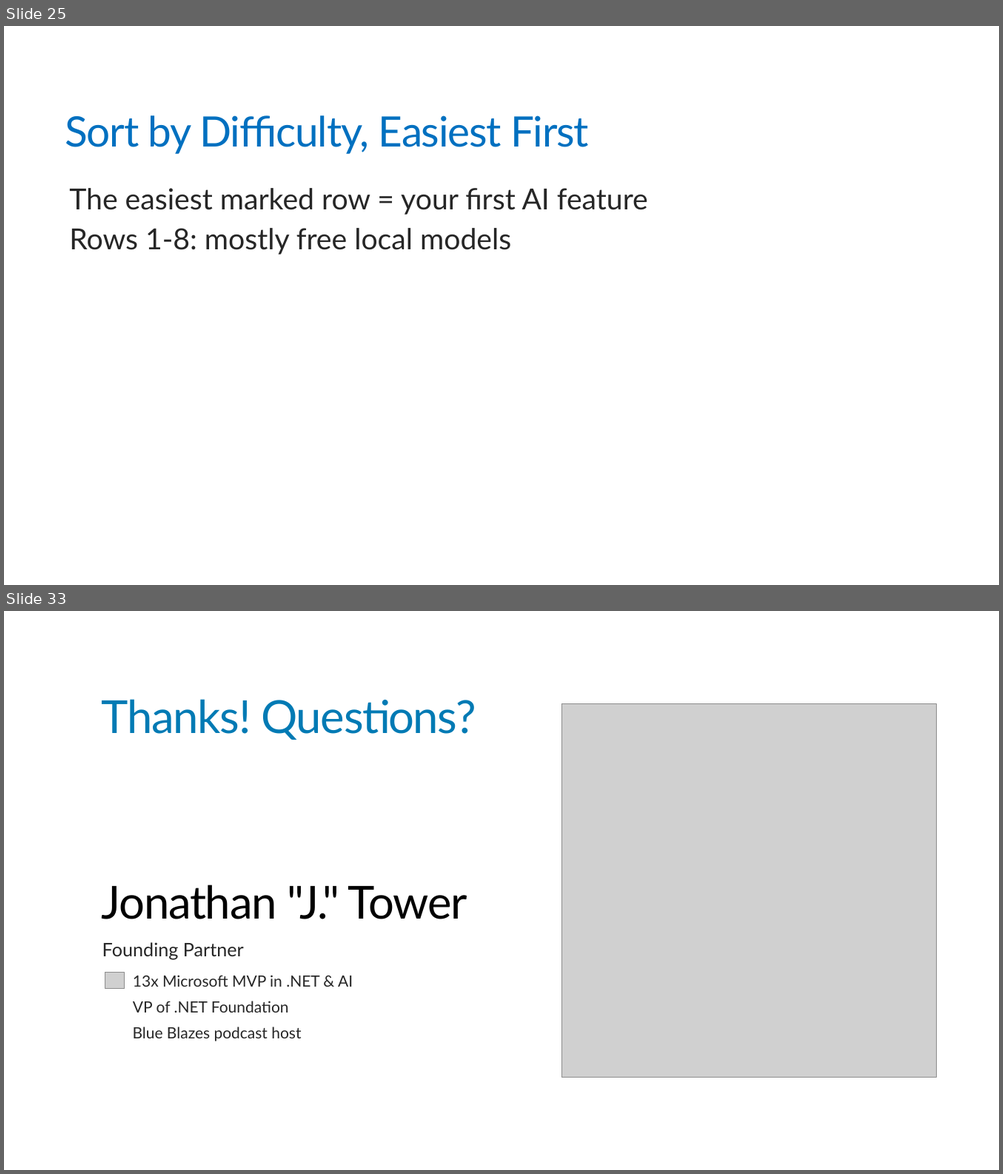
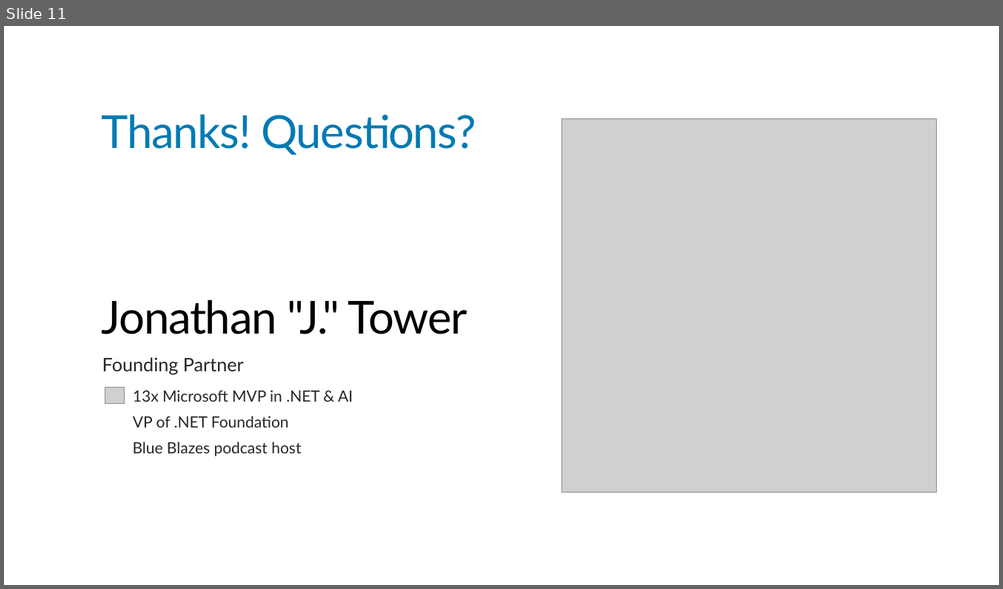
Before and after one commit to trailheadtechnology/10-ai-features-workshop, a slide deck: modules/M5-closing/M5-closing.pptx. Shown one above the other, each under a label of ours: slides 25 and 33 before the commit, slide 11 after it; the slides between them are not shown. The pictures are 1003x1174 and 1003x589 pixels, drawn with LibreOffice and Linux fonts; fonts in the diff are those of the drawing; grey boxes stand for pictures; background and template pictures are left out. Boxes give left, top, right and bottom in pixels: in the first picture for what was removed or moved away, otherwise in the second. Text is boxed around its words. In the diff, an @@ line names an element or a change of style, - is before the commit and + after.

```diff
--- a/modules/M5-closing/M5-closing.pptx
+++ b/modules/M5-closing/M5-closing.pptx
@@ slide 25 removed at box(4, 26, 999, 585), background #FFFFFF @@
@@ title removed at box(65, 116, 589, 154) @@
-Sort by Difficulty, Easiest First
@@ text removed at box(69, 188, 648, 255) @@
-  The easiest marked row = your first AI feature
-  Rows 1-8: mostly free local models
@@ what was slide 33 is now slide 11 @@
```
Also in this commit, not shown: 9 slides changed, 21 other slides removed, 9 other files.
